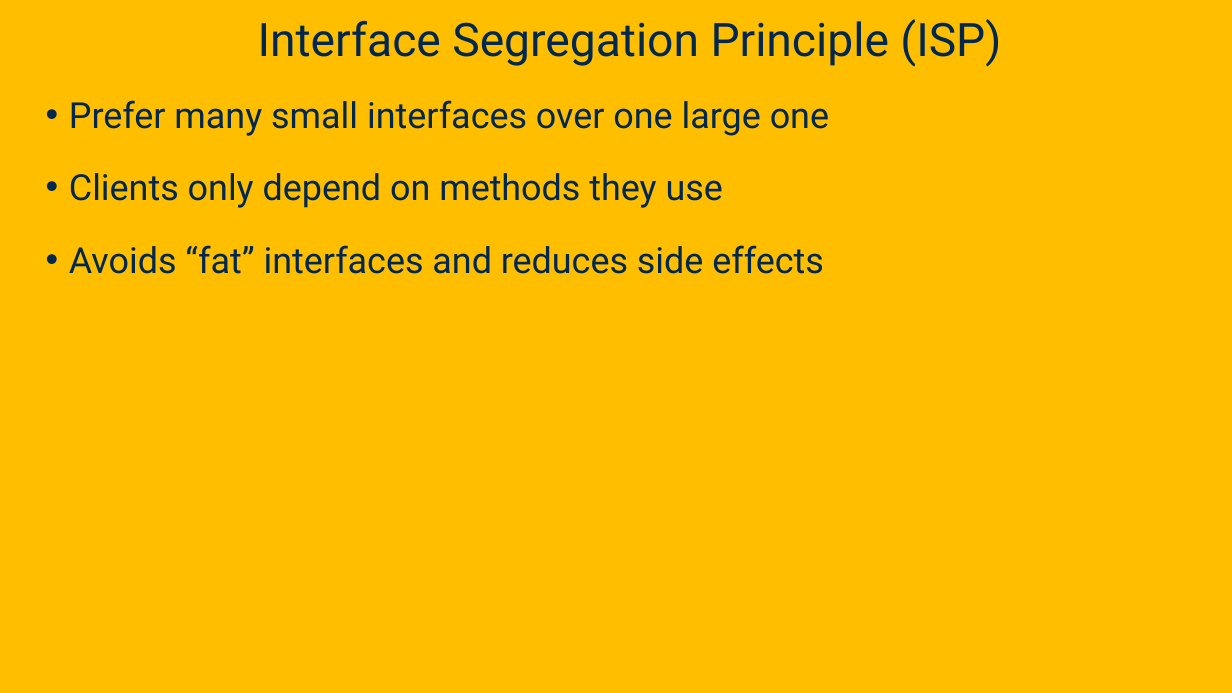
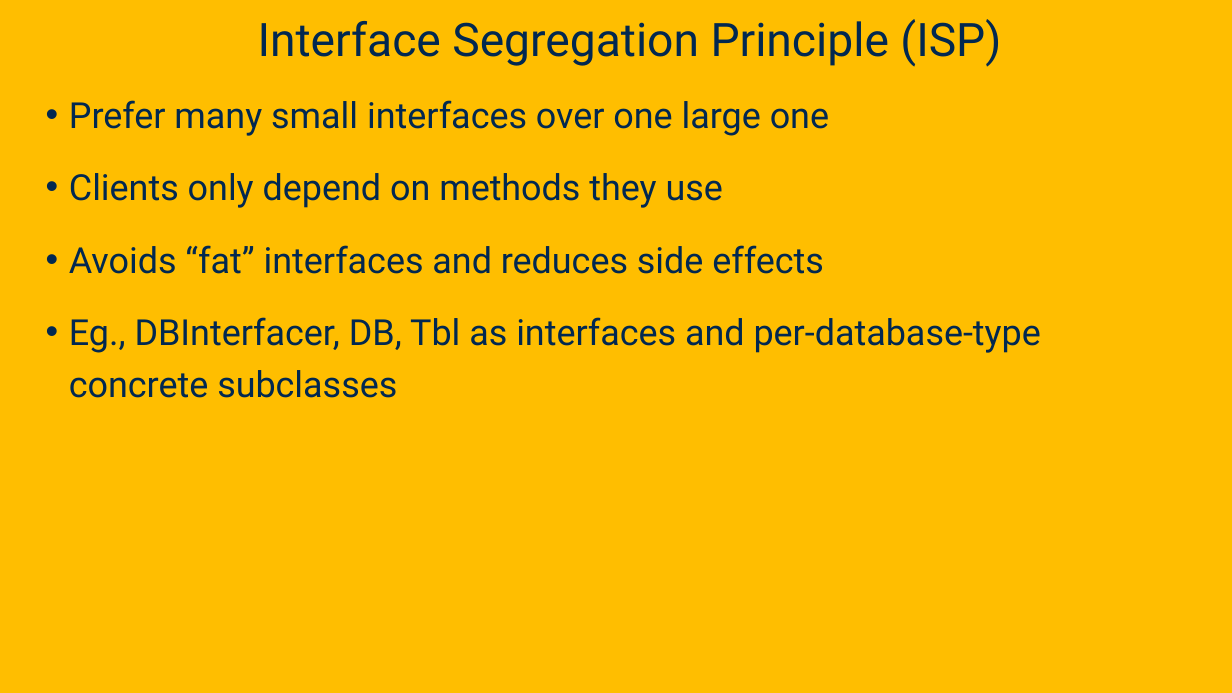
Before and after one commit to davsec-teaching/ecs160-f25, a slide deck: slide 47 of slides/2_oo_background.pptx (slide 37 before the commit). Drawn at 1232x693 pixels with LibreOffice and Linux fonts; fonts in the diff are those of the drawing; background and template pictures are left out. Boxes give left, top, right and bottom in pixels: in the first picture for what was removed or moved away, otherwise in the second. Text is boxed around its words. In the diff, an @@ line names an element or a change of style, - is before the commit and + after.

```diff
--- a/slides/2_oo_background.pptx
+++ b/slides/2_oo_background.pptx
@@ text at (69,317,1041,398): paragraph added @@
+• Eg., DBInterfacer, DB, Tbl as interfaces and per-database-type concrete subclasses
```
Also in this commit, not shown: 6 other slides changed, 10 slides added, 1 other file.
